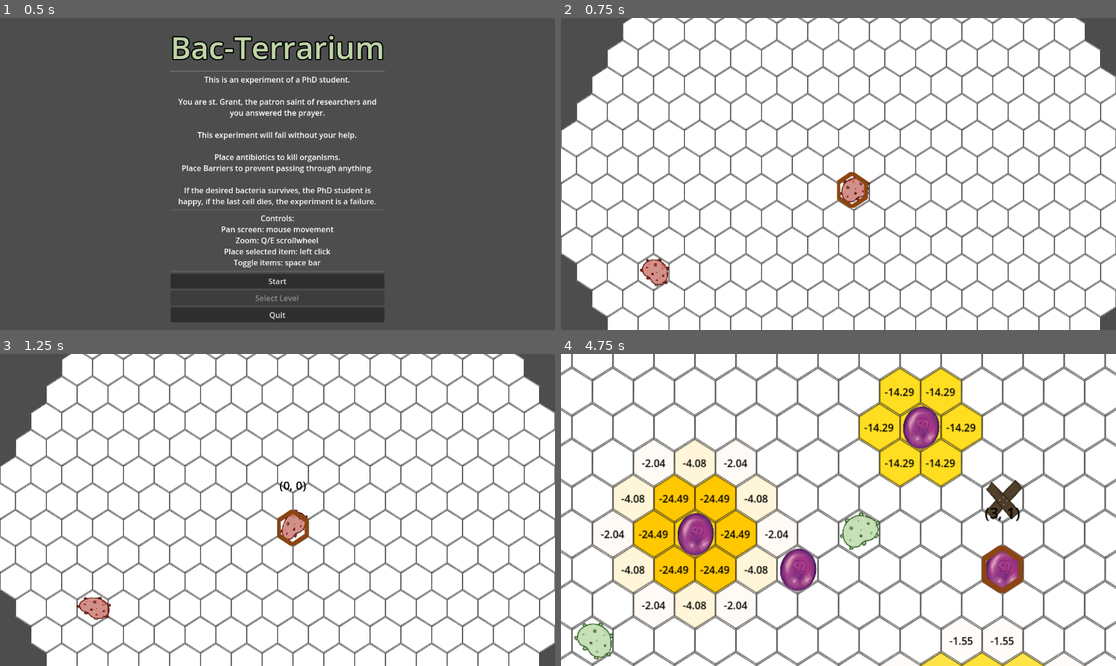
Above: before the commit, frames 1-4 (two rows, left to right).
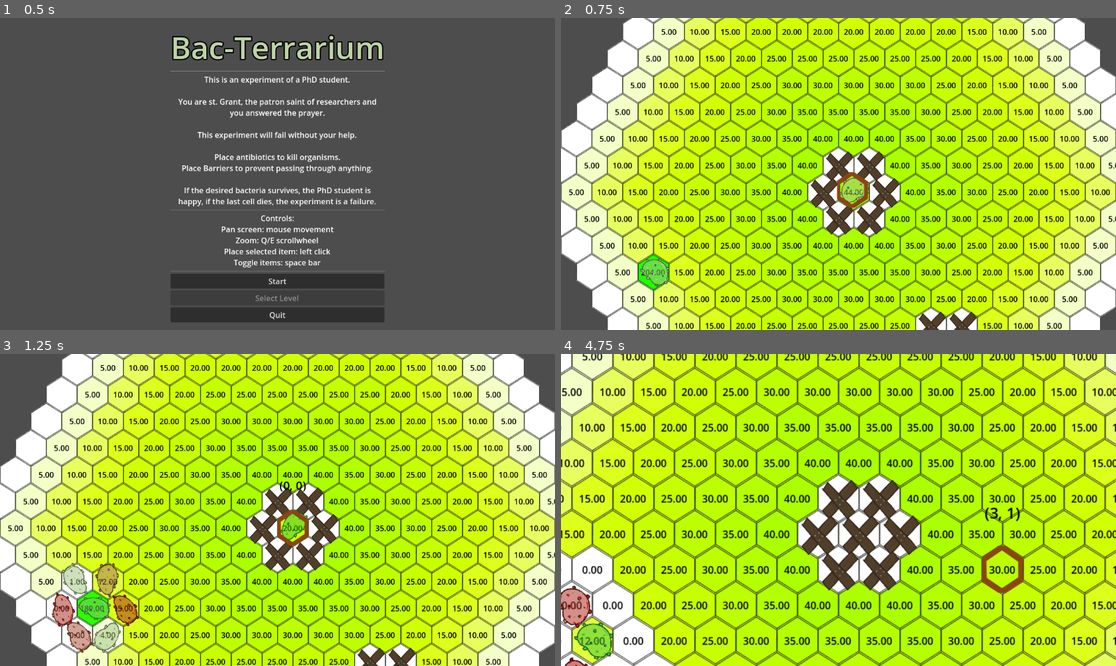
Above: after the commit, the same moments.

Repository: b8horpet/Bac-Terrarium
Game: Godot game, scene res://title_screen.tscn
The game is run twice, just before and just after one commit, with the same random seed, the same clock (stepped at 60 frames per second) and the same inputs.
Inputs (mouse positions are in pixels of both pictures, inside the frame that each line leads up to):
- Up to frame 1 (0.5 s): no input
- Up to frame 2 (0.75 s): click "Start" at 0.5 s
- Up to frame 3 (1.25 s): no input
- Up to frame 4 (4.75 s): tap Enter at 1.25 s; move the mouse to (960, 494) at 1.27 s; tap Q at 1.35, 2.85, 4.35 s; click (960, 494) at 1.42 s; tap Space at 1.52, 4.52 s; drag from (727, 525) to (810, 572) at 2.02 s; move the mouse to (894, 441) at 2.77 s; click (894, 441) at 2.92 s; drag from (810, 572) to (672, 463) at 3.52 s; move the mouse to (1005, 556) at 4.27 s; click (1005, 556) at 4.42 s

Frame 1 is identical in both runs. In frame 2, 86% of the frame differs, in the area x 0-100%, y 0-100%; in frame 3, 85%; in frame 4, 94%.

Commit message:
playback and randomness tinkering

Diff:
--- a/camera_2d.gd
+++ b/camera_2d.gd
@@ -9,7 +9,7 @@
 		var mbi := (event as InputEventMouseButton).button_index
 		if mbi == MouseButton.MOUSE_BUTTON_WHEEL_UP:
 			target_zoom *= ZOOM_FACTOR
-		elif mbi == MouseButton.MOUSE_BUTTON_WHEEL_UP:
+		elif mbi == MouseButton.MOUSE_BUTTON_WHEEL_DOWN:
 			target_zoom /= ZOOM_FACTOR
 	elif event is InputEventKey:
 		var ke := event as InputEventKey
--- a/cell.gd
+++ b/cell.gd
@@ -43,7 +43,6 @@
 	var dying = maxf(5.0 - energy,0.0)/5.0
 	self_modulate = Color(maxf(dying,1.0-well),1.0-dying, 1.0-dying-well, 1.0)
 
-
 func tick(env: Dictionary[String, Dictionary]) -> Action:
 	var food := env["food"] as Dictionary[Vector2i,float]
 	if m in food and food[m] > 0:
@@ -67,5 +66,59 @@
 			if surr not in c:
 				spawn.append(surr)
 		if !spawn.is_empty():
-			return Propagate.new(self,spawn.pick_random())
+			var next := spawn.pick_random() as Vector2i
+			var nextfood := 0.0
+			var nextloc := p.map_to_local(next)
+			var oloc := p.map_to_local(Vector2i(0,0))
+			var ploc := p.map_to_local(Vector2i(-8,3))
+			var sfood := 0.0
+			if m in env["food"]:
+				sfood = env["food"][m] as float
+			if next in env["food"]:
+				nextfood = env["food"][next] as float
+			var nextitem := 0
+			if next in env["items"]:
+				nextitem=1
+			var nextodist := nextloc.distance_to(oloc)
+			var nextpdist := nextloc.distance_to(ploc)
+			for n in spawn:
+				var nloc := p.map_to_local(n)
+				var nfood := 0.0
+				if n in env["food"]:
+					nfood = env["food"][n] as float
+				var nitem := 0
+				if n in env["items"]:
+					nitem = 1
+				#if n.distance_squared_to(Vector2i(-8,3)) > next.distance_squared_to(Vector2i(-8,3)):
+				#if n.distance_squared_to(Vector2i()) > next.distance_squared_to(Vector2i()):
+				#if n in env["food"] and env["food"][n] > nfood:
+				#if nfood < 10:
+					#continue
+				var nodist := nloc.distance_to(oloc)
+				var npdist := nloc.distance_to(ploc)
+				if nitem > nextitem:
+					next=n
+					nextitem = nitem
+					nextfood = nfood
+					nextodist = nodist
+					nextpdist = npdist
+				elif nextitem == 1:
+					continue
+				#elif sfood + energy < 15:
+				else:
+					#if npdist+nodist < nextpdist+nextodist:
+					if nodist > nextodist:
+						next=n
+						nextitem = nitem
+						nextfood = nfood
+						nextodist = nodist
+						nextpdist = npdist
+				#else:
+					#if nfood > nextfood:
+						#next=n
+						#nextitem = nitem
+						#nextfood = nfood
+						#nextodist = nodist
+						#nextpdist = npdist
+			return Propagate.new(self,next)
 	return Action.new()
--- a/cell_grid.gd
+++ b/cell_grid.gd
@@ -7,15 +7,56 @@
 @onready var base : TileMapLayer = $"../Base"
 @onready var place_que : Dictionary[Vector2i,Item.KIND] = {}
 @onready var screen := $"../SCREEN"
-
+@onready var max_cell := 1
 
 var ticktime := 0.0
 const TICK_LENGTH := 1.0
-var game_speed := 1.0
+var game_speed := 16.0
 var iter := 0
 var t: Tween = null
 
 enum TILE_TYPE {CELL=0}
+
+var replay : Dictionary[int,Dictionary] = {
+	0: {
+		#Vector2i(-9,3): Item.KIND.BARRIER,
+		#Vector2i(-9,4): Item.KIND.BARRIER,
+		#Vector2i(-8,2): Item.KIND.BARRIER,
+		#Vector2i(-8,4): Item.KIND.BARRIER,
+
+		Vector2i(1,6): Item.KIND.BARRIER,
+		Vector2i(0,7): Item.KIND.BARRIER,
+		Vector2i(-1,7): Item.KIND.BARRIER,
+		Vector2i(-1,6): Item.KIND.BARRIER,
+		Vector2i(0,5): Item.KIND.BARRIER,
+		Vector2i(1,5): Item.KIND.BARRIER,
+
+		#Vector2i(2,0): Item.KIND.POISON,
+		#Vector2i(2,-1): Item.KIND.BARRIER,
+		#Vector2i(3,0): Item.KIND.BARRIER,
+		#Vector2i(3,-1): Item.KIND.BARRIER,
+		#Vector2i(2,1): Item.KIND.BARRIER,
+		#Vector2i(1,1): Item.KIND.BARRIER,
+
+		Vector2i(1,0): Item.KIND.BARRIER,
+		Vector2i(0,1): Item.KIND.BARRIER,
+		Vector2i(-1,1): Item.KIND.BARRIER,
+		Vector2i(-1,0): Item.KIND.BARRIER,
+		Vector2i(0,-1): Item.KIND.BARRIER,
+		Vector2i(1,-1): Item.KIND.BARRIER
+	},
+	3: {
+		#Vector2i(1,0): Item.KIND.BARRIER,
+	},
+	5: {
+		#Vector2i(0,0): Item.KIND.BARRIER,
+	},
+	#30: {
+	#	Vector2i(-7,2): Item.KIND.BARRIER,
+	#	Vector2i(-7,3): Item.KIND.BARRIER,
+	#},
+
+}
 
 func _ready() -> void:
 	update_internals()
@@ -43,12 +84,24 @@
 	set_cell(enemy, 0, Vector2i(), 0)
 	update_internals()
 	cells[enemy].strain = "Player"
+	#for i in range(9):
+		#replay[0][Vector2i(i,-8)]=Item.KIND.BARRIER
+		#replay[0][Vector2i(8,-i)]=Item.KIND.BARRIER
+		#replay[0][Vector2i(i,8-i)]=Item.KIND.BARRIER
+	for i in range(100):
+		if i not in replay:
+			replay[i]={}
+		replay[i][Vector2i()]=Item.KIND.BARRIER
 	anim_start()
 
 func _process(delta: float) -> void:
 	ticktime += delta * game_speed
 	if ticktime < TICK_LENGTH:
 		return
+	if iter in replay:
+		var this_tick := replay[iter]
+		for pos in this_tick:
+			place_que[pos]=this_tick[pos] as Item.KIND
 	ticktime -= TICK_LENGTH
 	handle_cells()
 	propagate_effects()
@@ -121,7 +174,12 @@
 			for orig in spawn[s]:
 				orig.energy = -10 # instakill
 		else:
-			var orig := spawn[s].pick_random() as Cell
+			#var orig := spawn[s].pick_random() as Cell
+			var orig := spawn[s][0] as Cell
+			for i in range(1,spawn[s].size()):
+				var cand := spawn[s][i] as Cell
+				if cand.energy > orig.energy:
+					orig=cand
 			orig.energy -= 1+Cell.PROPAGATE_COST
 			set_cell(s,0,Vector2i(),TILE_TYPE.CELL)
 			update_internals()
@@ -132,6 +190,9 @@
 	for c in cells:
 		if cells[c].strain == "Player":
 			player_cells += 1
+	if player_cells > max_cell:
+		max_cell=player_cells
+		print("new record: ", max_cell, " @", iter)
 	var text := ""
 	var go := screen.get_node("C/V/GAMEOVER")
 	if player_cells > 100:
@@ -148,6 +209,8 @@
 		screen.visible=true
 
 func on_placement(kind: Item.KIND, pos: Vector2i) -> void:
+	if !replay.is_empty():
+		return
 	if pos not in place_que:
 		place_que[pos]=kind
 
--- a/visu_layer.gd
+++ b/visu_layer.gd
@@ -4,7 +4,7 @@
 @onready var cell_grid : CellGrid = $"../Cells"
 
 var cells : Dictionary[Vector2i,Visu] = {}
-var prop : String = "poison"
+var prop : String = "food"
 
 func _process(delta: float) -> void:
 	if prop.is_empty():
